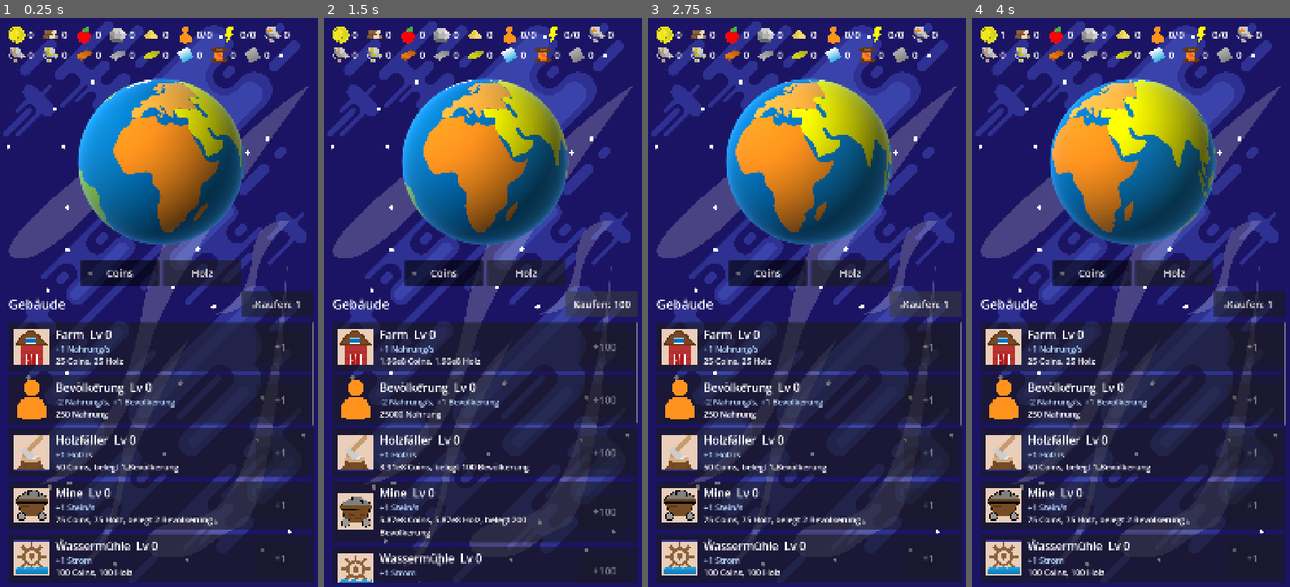
Above: before the commit, frames 1-4 (left to right).
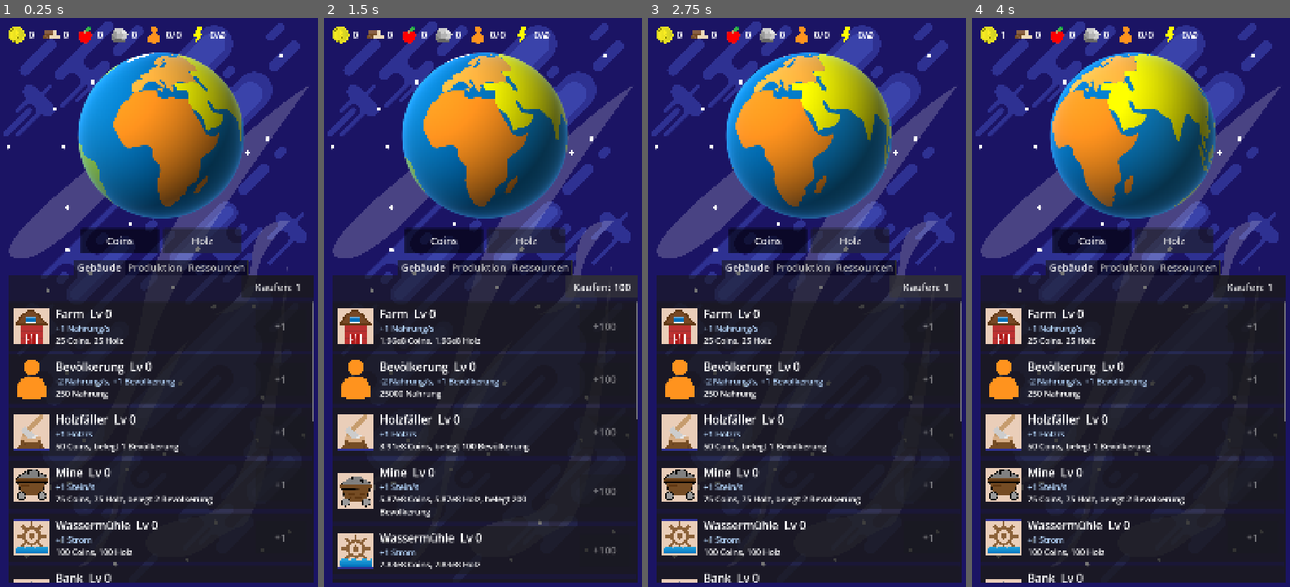
Above: after the commit, the same moments.

Repository: Timebreaker900/SpaceClickerGodot
Game: Godot game, scene res://scenes/main.tscn
Same seed, same stepped clock (60 frames per second), same inputs: the game is played once before the commit and once after it.
Inputs (mouse positions are in pixels of both pictures, inside the frame that each line leads up to; where the layout moved, square brackets give the same spot in the first picture):
- Up to frame 1 (0.25 s): no input
- Up to frame 2 (1.5 s): click "Kaufen: 1" at 0.5 s; click "Kaufen: 10" at 1.25 s
- Up to frame 3 (2.75 s): click "Kaufen: 100" at 2 s
- Up to frame 4 (4 s): click (1134, 137) [1134, 160] at 2.75 s; click "Coins" at 3.5 s

The runs differ from the first frame. In frame 1, 45% of the frame differs, in the area x 2-99%, y 1-100%; in frame 2, 46%; in frame 3, 45%; in frame 4, 45%.

Commit message:
Oberflaeche: Reiter Gebaeude, Produktion und Ressourcen
Co-Authored-By: Claude Fable 5.2 <noreply@anthropic.com>

Diff:
--- a/scenes/building_row.tscn
+++ b/scenes/building_row.tscn
@@ -41,6 +41,7 @@
 theme_override_colors/font_color = Color(0.72, 0.85, 1, 1)
 theme_override_font_sizes/font_size = 28
 text = "+1 Ressource/s"
+autowrap_mode = 3
 
 [node name="Cost" type="Label" parent="Margin/Row/Text"]
 unique_name_in_owner = true
--- a/scenes/main.tscn
+++ b/scenes/main.tscn
@@ -52,7 +52,7 @@
 theme_override_constants/v_separation = 12
 
 [node name="PlanetArea" type="CenterContainer" parent="Margin/Layout"]
-custom_minimum_size = Vector2(0, 620)
+custom_minimum_size = Vector2(0, 580)
 layout_mode = 2
 
 [node name="Planet" type="TextureButton" parent="Margin/Layout/PlanetArea"]
@@ -84,28 +84,58 @@
 toggle_mode = true
 text = "Holz"
 
-[node name="Header" type="HBoxContainer" parent="Margin/Layout"]
+[node name="Tabs" type="TabContainer" parent="Margin/Layout"]
 layout_mode = 2
+size_flags_vertical = 3
+tab_alignment = 1
+current_tab = 0
 
-[node name="Title" type="Label" parent="Margin/Layout/Header"]
+[node name="Gebäude" type="VBoxContainer" parent="Margin/Layout/Tabs"]
 layout_mode = 2
-size_flags_horizontal = 3
-theme_override_font_sizes/font_size = 44
-text = "Gebäude"
+theme_override_constants/separation = 12
+metadata/_tab_index = 0
 
-[node name="BuyAmountButton" type="Button" parent="Margin/Layout/Header"]
+[node name="Header" type="HBoxContainer" parent="Margin/Layout/Tabs/Gebäude"]
+layout_mode = 2
+alignment = 2
+
+[node name="BuyAmountButton" type="Button" parent="Margin/Layout/Tabs/Gebäude/Header"]
 unique_name_in_owner = true
-custom_minimum_size = Vector2(240, 84)
+custom_minimum_size = Vector2(240, 76)
 layout_mode = 2
 text = "Kaufen: 1"
 
-[node name="Scroll" type="ScrollContainer" parent="Margin/Layout"]
+[node name="Scroll" type="ScrollContainer" parent="Margin/Layout/Tabs/Gebäude"]
 layout_mode = 2
 size_flags_vertical = 3
 horizontal_scroll_mode = 0
 
-[node name="BuildingList" type="VBoxContainer" parent="Margin/Layout/Scroll"]
+[node name="BuildingList" type="VBoxContainer" parent="Margin/Layout/Tabs/Gebäude/Scroll"]
 unique_name_in_owner = true
 layout_mode = 2
 size_flags_horizontal = 3
 theme_override_constants/separation = 14
+
+[node name="Produktion" type="ScrollContainer" parent="Margin/Layout/Tabs"]
+visible = false
+layout_mode = 2
+horizontal_scroll_mode = 0
+metadata/_tab_index = 1
+
+[node name="RecipeList" type="VBoxContainer" parent="Margin/Layout/Tabs/Produktion"]
+unique_name_in_owner = true
+layout_mode = 2
+size_flags_horizontal = 3
+theme_override_constants/separation = 14
+
+[node name="Ressourcen" type="ScrollContainer" parent="Margin/Layout/Tabs"]
+visible = false
+layout_mode = 2
+horizontal_scroll_mode = 0
+metadata/_tab_index = 2
+
+[node name="ResourceList" type="VBoxContainer" parent="Margin/Layout/Tabs/Ressourcen"]
+unique_name_in_owner = true
+layout_mode = 2
+size_flags_horizontal = 3
+theme_override_constants/separation = 6
--- /dev/null
+++ b/scenes/recipe_row.tscn
@@ -0,0 +1,67 @@
+[gd_scene load_steps=2 format=3]
+
+[ext_resource type="Script" path="res://scripts/recipe_row.gd" id="1_row"]
+
+[node name="RecipeRow" type="PanelContainer"]
+size_flags_horizontal = 3
+script = ExtResource("1_row")
+
+[node name="Margin" type="MarginContainer" parent="."]
+layout_mode = 2
+theme_override_constants/margin_left = 18
+theme_override_constants/margin_top = 14
+theme_override_constants/margin_right = 18
+theme_override_constants/margin_bottom = 14
+
+[node name="Row" type="HBoxContainer" parent="Margin"]
+layout_mode = 2
+theme_override_constants/separation = 20
+
+[node name="Icon" type="TextureRect" parent="Margin/Row"]
+unique_name_in_owner = true
+custom_minimum_size = Vector2(120, 120)
+layout_mode = 2
+expand_mode = 1
+stretch_mode = 5
+
+[node name="Text" type="VBoxContainer" parent="Margin/Row"]
+layout_mode = 2
+size_flags_horizontal = 3
+theme_override_constants/separation = 4
+
+[node name="Name" type="Label" parent="Margin/Row/Text"]
+unique_name_in_owner = true
+layout_mode = 2
+theme_override_font_sizes/font_size = 38
+text = "Rezept"
+
+[node name="Info" type="Label" parent="Margin/Row/Text"]
+unique_name_in_owner = true
+layout_mode = 2
+theme_override_font_sizes/font_size = 28
+text = "2 Erz → 1 Barren"
+autowrap_mode = 3
+
+[node name="Progress" type="ProgressBar" parent="Margin/Row/Text"]
+unique_name_in_owner = true
+custom_minimum_size = Vector2(0, 22)
+layout_mode = 2
+max_value = 1.0
+step = 0.001
+show_percentage = false
+
+[node name="Buttons" type="VBoxContainer" parent="Margin/Row"]
+layout_mode = 2
+size_flags_vertical = 4
+theme_override_constants/separation = 8
+
+[node name="StartButton" type="Button" parent="Margin/Row/Buttons"]
+unique_name_in_owner = true
+custom_minimum_size = Vector2(190, 72)
+layout_mode = 2
+text = "Start"
+
+[node name="AutoButton" type="CheckButton" parent="Margin/Row/Buttons"]
+unique_name_in_owner = true
+layout_mode = 2
+text = "Auto"
--- a/scripts/building_row.gd
+++ b/scripts/building_row.gd
@@ -22,9 +22,11 @@
 	if building.is_empty():
 		return
 	name_label.text = "%s  Lv %d" % [building["name"], Game.levels[building["id"]]]
-	cost_label.text = _describe_cost()
 	buy_button.text = "+%d" % Game.buy_amount
 	buy_button.disabled = not Game.can_buy(building, Game.buy_amount)
+	var unlocked: bool = Game.is_unlocked(building)
+	cost_label.text = _describe_cost() if unlocked else _describe_requirements()
+	icon.modulate.a = 1.0 if unlocked else 0.4
 
 
 ## Was ein Level bringt, z. B. "+1 Nahrung/s" oder "+1 Strom".
@@ -32,10 +34,12 @@
 	var parts: PackedStringArray = []
 	var produces: Dictionary = building.get("produces", {})
 	for id: String in produces:
-		parts.append("%+d %s/s" % [int(produces[id]), Game.resource_def(id)["name"]])
+		parts.append("%s %s/s" % [Game.fmt_signed(produces[id]), Game.resource_def(id)["name"]])
 	var provides: Dictionary = building.get("provides", {})
 	for id: String in provides:
-		parts.append("+%d %s" % [int(provides[id]), Game.resource_def(id)["name"]])
+		parts.append("%s %s" % [Game.fmt_signed(provides[id]), Game.resource_def(id)["name"]])
+	if building.has("note"):
+		parts.append(building["note"])
 	return ", ".join(parts)
 
 
@@ -50,3 +54,12 @@
 		var needed: float = float(reserves[id]) * Game.buy_amount
 		parts.append("belegt %s %s" % [Game.fmt(needed), Game.resource_def(id)["name"]])
 	return ", ".join(parts)
+
+
+## Text für gesperrte Gebäude, z. B. "Ab Mine Lv 5".
+func _describe_requirements() -> String:
+	var parts: PackedStringArray = []
+	var requires: Dictionary = building.get("requires", {})
+	for id: String in requires:
+		parts.append("%s Lv %d" % [Game.building_def(id)["name"], int(requires[id])])
+	return "Ab " + ", ".join(parts)
--- a/scripts/main.gd
+++ b/scripts/main.gd
@@ -3,6 +3,7 @@
 ## Hier steht keine Spielregel – nur Anzeige.
 
 const BuildingRow := preload("res://scenes/building_row.tscn")
+const RecipeRow := preload("res://scenes/recipe_row.tscn")
 
 @onready var resource_bar: HFlowContainer = %ResourceBar
 @onready var planet: TextureButton = %Planet
@@ -10,17 +11,31 @@
 @onready var click_wood: Button = %ClickWood
 @onready var buy_amount_button: Button = %BuyAmountButton
 @onready var building_list: VBoxContainer = %BuildingList
+@onready var recipe_list: VBoxContainer = %RecipeList
+@onready var resource_list: VBoxContainer = %ResourceList
 
-var _resource_labels: Dictionary = {}  # Ressourcen-ID -> Label
+var _bar_labels: Dictionary = {}   # Ressourcen-ID -> Label in der Leiste oben
+var _list_labels: Dictionary = {}  # Ressourcen-ID -> Label im Reiter "Ressourcen"
 
 
 func _ready() -> void:
+	var current_group: String = ""
 	for res: Dictionary in Game.resources:
-		_add_resource_chip(res)
+		if res.get("bar", false):
+			_bar_labels[res["id"]] = _add_resource_entry(resource_bar, res, 56, false)
+		if res.get("group", "") != current_group:
+			current_group = res.get("group", "")
+			_add_group_heading(current_group)
+		_list_labels[res["id"]] = _add_resource_entry(resource_list, res, 64, true)
+
 	for building: Dictionary in Game.buildings:
 		var row: Node = BuildingRow.instantiate()
 		building_list.add_child(row)
 		row.setup(building)
+	for recipe: Dictionary in Game.recipes:
+		var row: Node = RecipeRow.instantiate()
+		recipe_list.add_child(row)
+		row.setup(recipe)
 
 	planet.pivot_offset = planet.custom_minimum_size / 2.0
 	planet.button_down.connect(_on_planet_pressed)
@@ -32,31 +47,50 @@
 
 func _process(_delta: float) -> void:
 	var rates: Dictionary = Game.get_rates()
-	for id: String in _resource_labels:
-		var label: Label = _resource_labels[id]
-		if Game.resource_def(id)["type"] == "capacity":
-			label.text = "%s/%s" % [Game.fmt(Game.capacity_free(id)), Game.fmt(Game.capacity_total(id))]
-		else:
-			var rate: float = rates.get(id, 0.0)
-			label.text = Game.fmt(Game.amounts[id])
-			if rate != 0.0:
-				label.text += "  %+.0f/s" % rate
+	for id: String in _bar_labels:
+		_bar_labels[id].text = _resource_text(id, rates)
+	for id: String in _list_labels:
+		_list_labels[id].text = _resource_text(id, rates)
 
 
-func _add_resource_chip(res: Dictionary) -> void:
-	var chip := HBoxContainer.new()
-	chip.add_theme_constant_override("separation", 10)
+## "1234  +2/s" für Vorräte, "frei/gesamt" für Bevölkerung und Strom.
+func _resource_text(id: String, rates: Dictionary) -> String:
+	if Game.resource_def(id)["type"] == "capacity":
+		return "%s/%s" % [Game.fmt(Game.capacity_free(id)), Game.fmt(Game.capacity_total(id))]
+	var text: String = Game.fmt(Game.amounts[id])
+	var rate: float = rates.get(id, 0.0)
+	if rate != 0.0:
+		text += "  %s/s" % Game.fmt_signed(rate)
+	return text
+
+
+## Legt Icon + Zahl an und gibt das Label mit der Zahl zurück.
+func _add_resource_entry(parent: Container, res: Dictionary, icon_size: int, with_name: bool) -> Label:
+	var entry := HBoxContainer.new()
+	entry.add_theme_constant_override("separation", 12)
 	var icon := TextureRect.new()
 	icon.texture = load(res["icon"])
-	icon.custom_minimum_size = Vector2(56, 56)
+	icon.custom_minimum_size = Vector2(icon_size, icon_size)
 	icon.expand_mode = TextureRect.EXPAND_IGNORE_SIZE
 	icon.stretch_mode = TextureRect.STRETCH_KEEP_ASPECT_CENTERED
-	var label := Label.new()
-	chip.add_child(icon)
-	chip.add_child(label)
-	chip.tooltip_text = res["name"]
-	resource_bar.add_child(chip)
-	_resource_labels[res["id"]] = label
+	entry.add_child(icon)
+	if with_name:
+		var name_label := Label.new()
+		name_label.text = res["name"]
+		name_label.size_flags_horizontal = Control.SIZE_EXPAND_FILL
+		entry.add_child(name_label)
+	var value_label := Label.new()
+	entry.add_child(value_label)
+	parent.add_child(entry)
+	return value_label
+
+
+func _add_group_heading(title: String) -> void:
+	var heading := Label.new()
+	heading.text = title
+	heading.add_theme_font_size_override("font_size", 40)
+	heading.add_theme_color_override("font_color", Color(0.72, 0.85, 1.0))
+	resource_list.add_child(heading)
 
 
 func _set_click_target(id: String) -> void:
--- /dev/null
+++ b/scripts/recipe_row.gd
@@ -0,0 +1,46 @@
+extends PanelContainer
+## Eine Zeile im Reiter "Produktion". Dieselbe Szene für jedes Rezept aus
+## data/recipes.json.
+
+@onready var icon: TextureRect = %Icon
+@onready var name_label: Label = %Name
+@onready var info_label: Label = %Info
+@onready var progress: ProgressBar = %Progress
+@onready var start_button: Button = %StartButton
+@onready var auto_button: CheckButton = %AutoButton
+
+var recipe: Dictionary
+
+
+func setup(definition: Dictionary) -> void:
+	recipe = definition
+	icon.texture = load(recipe["icon"])
+	name_label.text = recipe["name"]
+	auto_button.button_pressed = Game.recipe_state[recipe["id"]]["auto"]
+	start_button.pressed.connect(func() -> void: Game.start_recipe(recipe))
+	auto_button.toggled.connect(func(on: bool) -> void: Game.set_recipe_auto(recipe, on))
+
+
+func _process(_delta: float) -> void:
+	if recipe.is_empty():
+		return
+	var state: Dictionary = Game.recipe_state[recipe["id"]]
+	var batch: int = Game.recipe_batch(recipe)
+	var unlocked: bool = batch > 0
+	icon.modulate.a = 1.0 if unlocked else 0.4
+	start_button.disabled = not Game.can_start_recipe(recipe)
+	auto_button.disabled = not unlocked
+	progress.value = state["progress"] / float(recipe["seconds"]) if state["running"] else 0.0
+	if unlocked:
+		info_label.text = "%s → %s  (%d s)" % [
+			_describe(recipe["input"], batch), _describe(recipe["output"], batch), int(recipe["seconds"])]
+	else:
+		info_label.text = "Benötigt %s" % Game.building_def(recipe["building"])["name"]
+
+
+## "4 Kupfererz, 2 Sand" – Mengen mal Durchgangsgröße.
+func _describe(items: Dictionary, batch: int) -> String:
+	var parts: PackedStringArray = []
+	for id: String in items:
+		parts.append("%s %s" % [Game.fmt(float(items[id]) * batch), Game.resource_def(id)["name"]])
+	return ", ".join(parts)
Not shown, added: scripts/recipe_row.gd.uid
